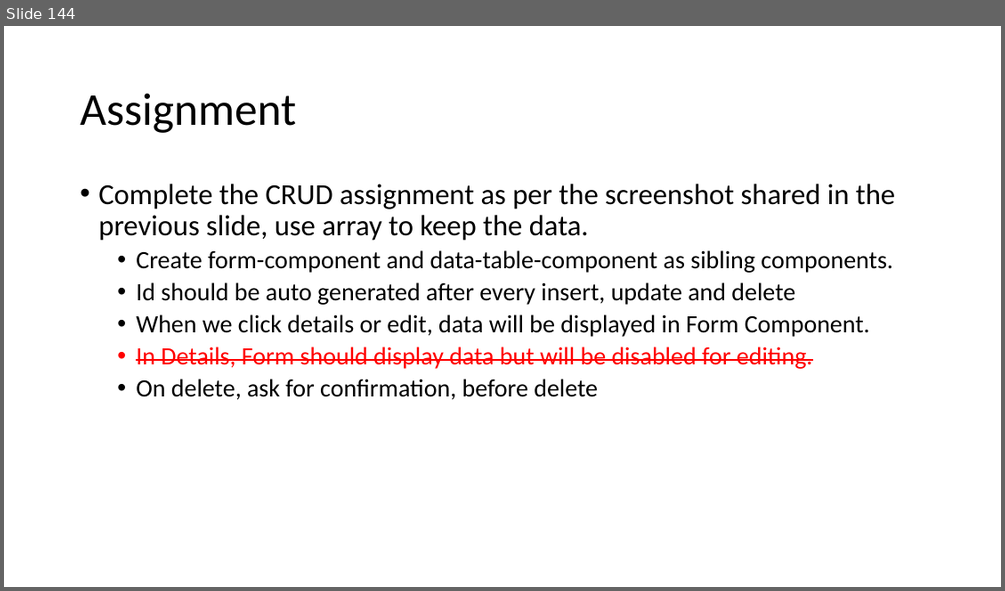
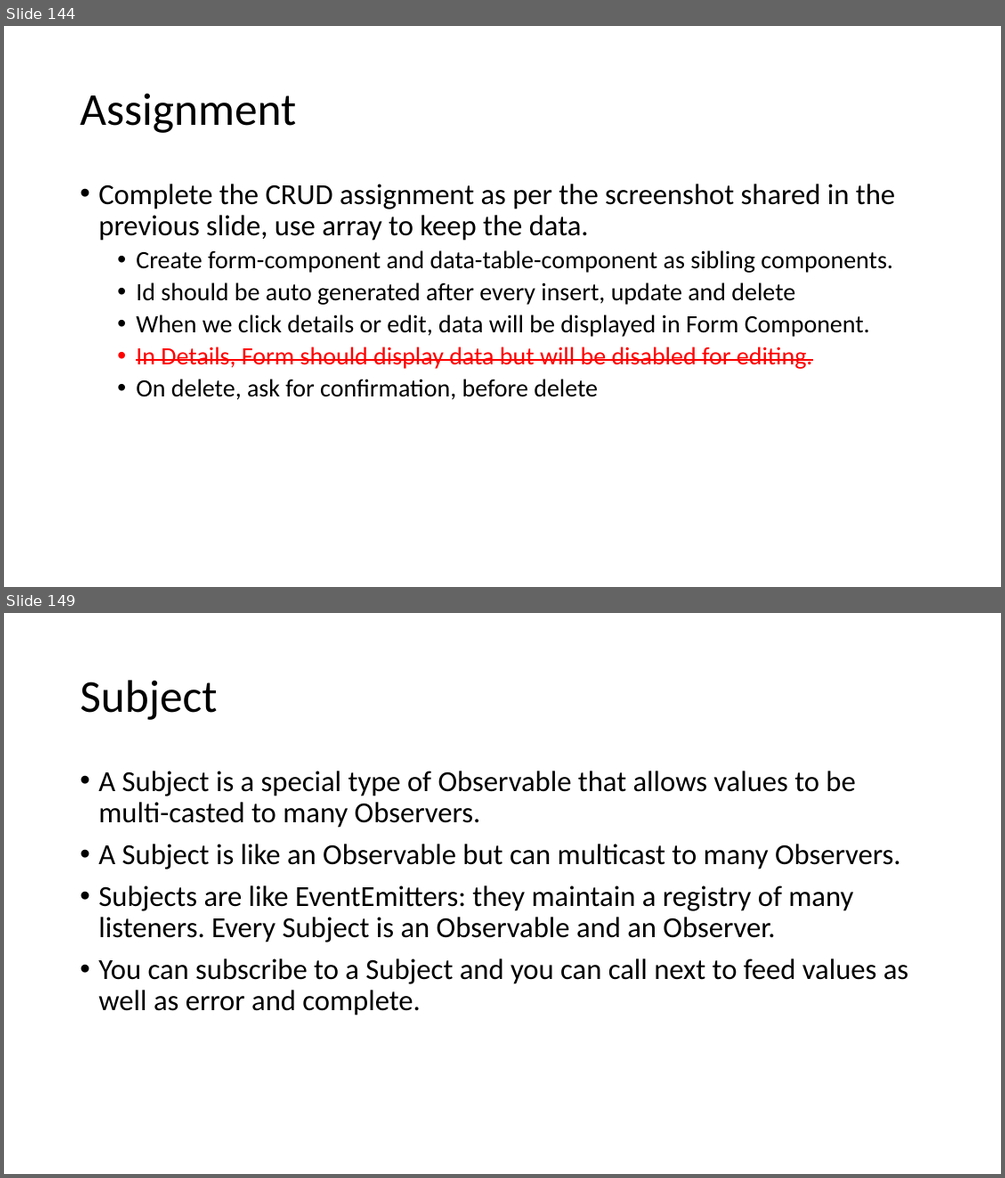
Before and after one commit to explore-with-manish/BFL_Byte_Jul23, a slide deck: Ng-Byte.pptx. Shown one above the other, each under a label of ours: slide 144 before the commit, slides 144 and 149 after it; the slides between them are not shown. The pictures are 1005x591 and 1005x1178 pixels, drawn with LibreOffice and Linux fonts; fonts in the diff are those of the drawing. Boxes give left, top, right and bottom in pixels: in the first picture for what was removed or moved away, otherwise in the second. Text is boxed around its words. In the diff, an @@ line names an element or a change of style, - is before the commit and + after.

```diff
--- a/Ng-Byte.pptx
+++ b/Ng-Byte.pptx
@@ slide 149 added at box(4, 613, 1001, 1174), background #FFFFFF @@
@@ title added at box(80, 680, 217, 720), 44 pt, text #000000 @@
+Subject
@@ text added at box(98, 771, 908, 1015), 28 pt, text #000000 @@
+• A Subject is a special type of Observable that allows values to be multi-casted to many Observers.
+• A Subject is like an Observable but can multicast to many Observers.
+• Subjects are like EventEmitters: they maintain a registry of many listeners. Every Subject is an Observable and an Observer.
+• You can subscribe to a Subject and you can call next to feed values as well as error and complete.
```
Also in this commit, not shown: 28 other slides added.
